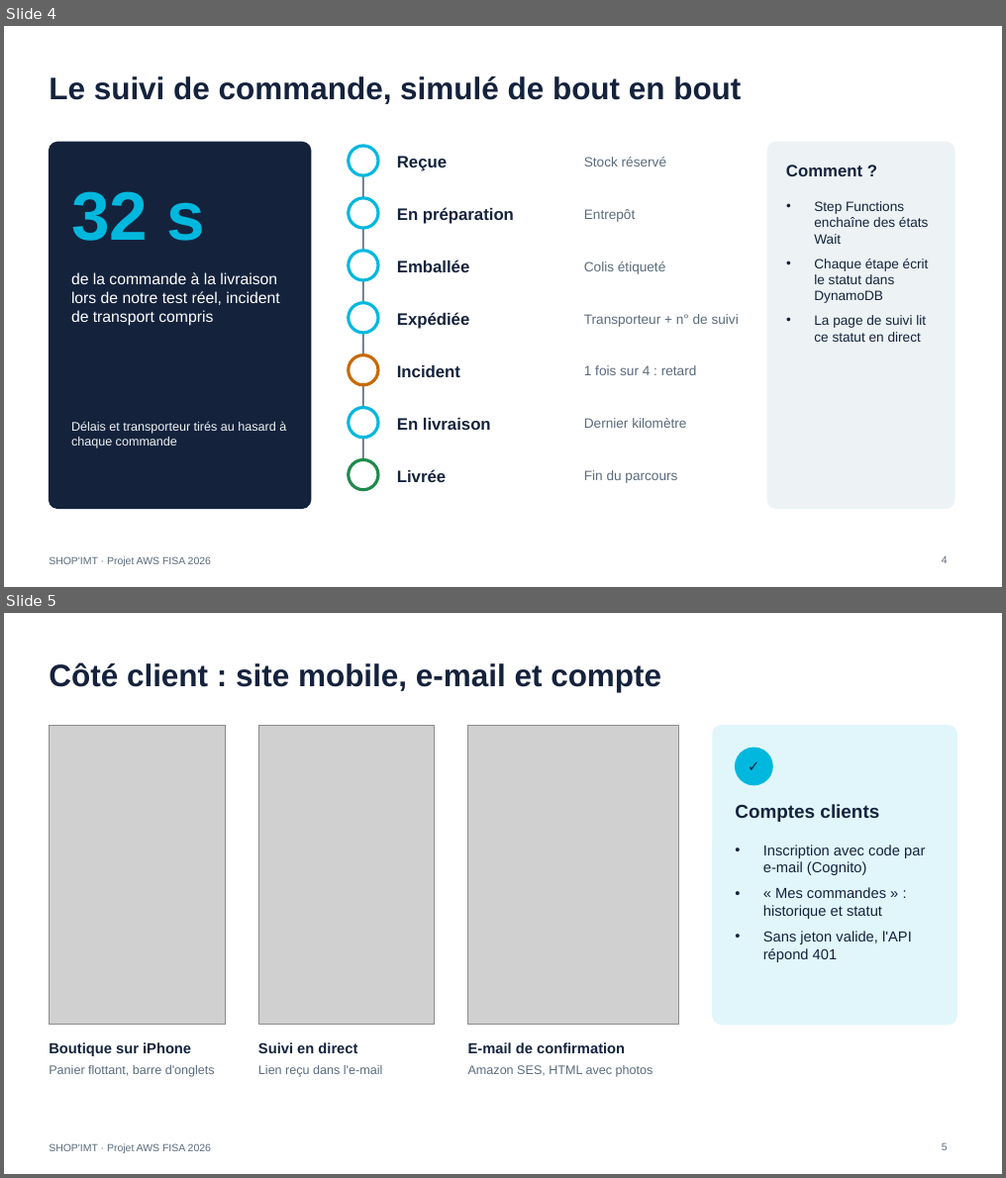
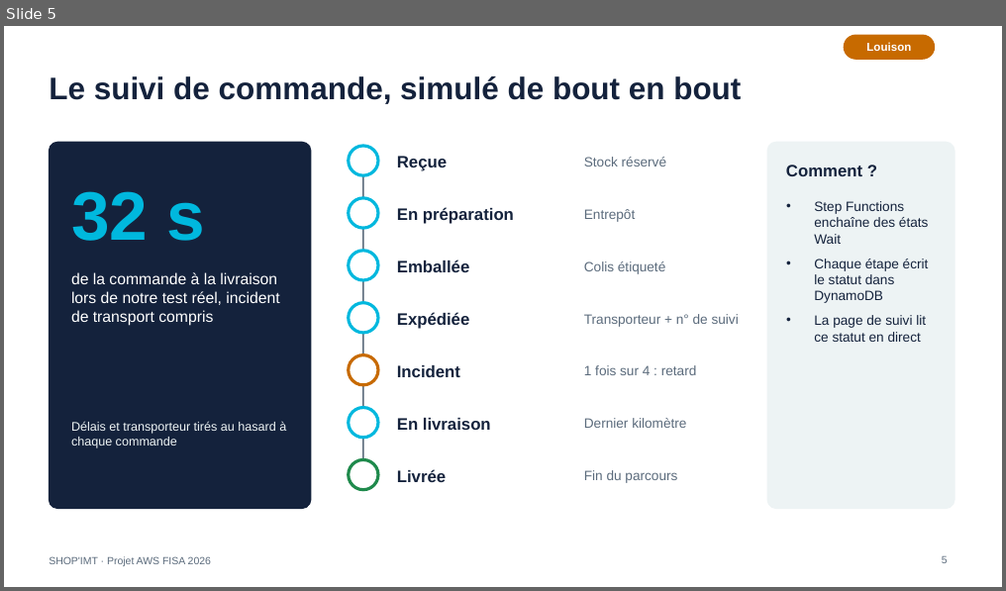
Before and after one commit to louizoom/shop-imt, a slide deck: docs/SHOP-IMT-presentation.pptx. Shown one above the other, each under a label of ours: slides 4 and 5 before the commit, slide 5 after it. The pictures are 1006x1178 and 1006x591 pixels, drawn with LibreOffice and Linux fonts; fonts in the diff are those of the drawing; grey boxes stand for pictures. Boxes give left, top, right and bottom in pixels: in the first picture for what was removed or moved away, otherwise in the second. Text is boxed around its words. In the diff, an @@ line names an element or a change of style, - is before the commit and + after.

```diff
--- a/docs/SHOP-IMT-presentation.pptx
+++ b/docs/SHOP-IMT-presentation.pptx
@@ slide 5 removed at (4, 613, 1002, 1174), background #FFFFFF; not listed: 1 template element that a slide beside it also shows @@
@@ title removed at (49, 663, 661, 692) @@
-Côté client : site mobile, e-mail et compte
@@ picture removed at (49, 725, 225, 1025) @@
@@ picture removed at (258, 725, 435, 1025) @@
@@ picture removed at (468, 725, 679, 1025) @@
@@ rounded rectangle removed at (713, 725, 957, 1025) @@
@@ ellipse removed at (736, 748, 773, 785) @@
@@ text removed at (736, 748, 773, 785) @@
-✓
@@ text removed at (735, 804, 879, 822) @@
-Comptes clients
@@ text removed at (763, 845, 925, 962) @@
-• Inscription avec code par e-mail (Cognito)
-• « Mes commandes » : historique et statut
-• Sans jeton valide, l'API répond 401
@@ text removed at (49, 1043, 191, 1057) @@
-Boutique sur iPhone
@@ text removed at (258, 1043, 357, 1054) @@
-Suivi en direct
@@ text removed at (468, 1043, 625, 1054) @@
-E-mail de confirmation
@@ text removed at (49, 1065, 215, 1077) @@
-Panier flottant, barre d'onglets
@@ text removed at (258, 1065, 382, 1077) @@
-Lien reçu dans l'e-mail
@@ text removed at (468, 1065, 653, 1077) @@
-Amazon SES, HTML avec photos
@@ page number removed at (942, 1144, 947, 1151) @@
-5
@@ what was slide 4 is now slide 5 @@
@@ slide 5 changed as well @@
@@ rounded rectangle added at (844, 35, 935, 59), fill #C76A00, outline #C76A00 1 pt @@
@@ text added at (866, 42, 911, 51), 11 pt, text #FFFFFF, bold @@
+Louison
@@ page number at (942, 557, 947, 564): text changed @@
-4
+5
```
Also in this commit, not shown: 6 other slides changed, 4 slides added, 1 other file.
